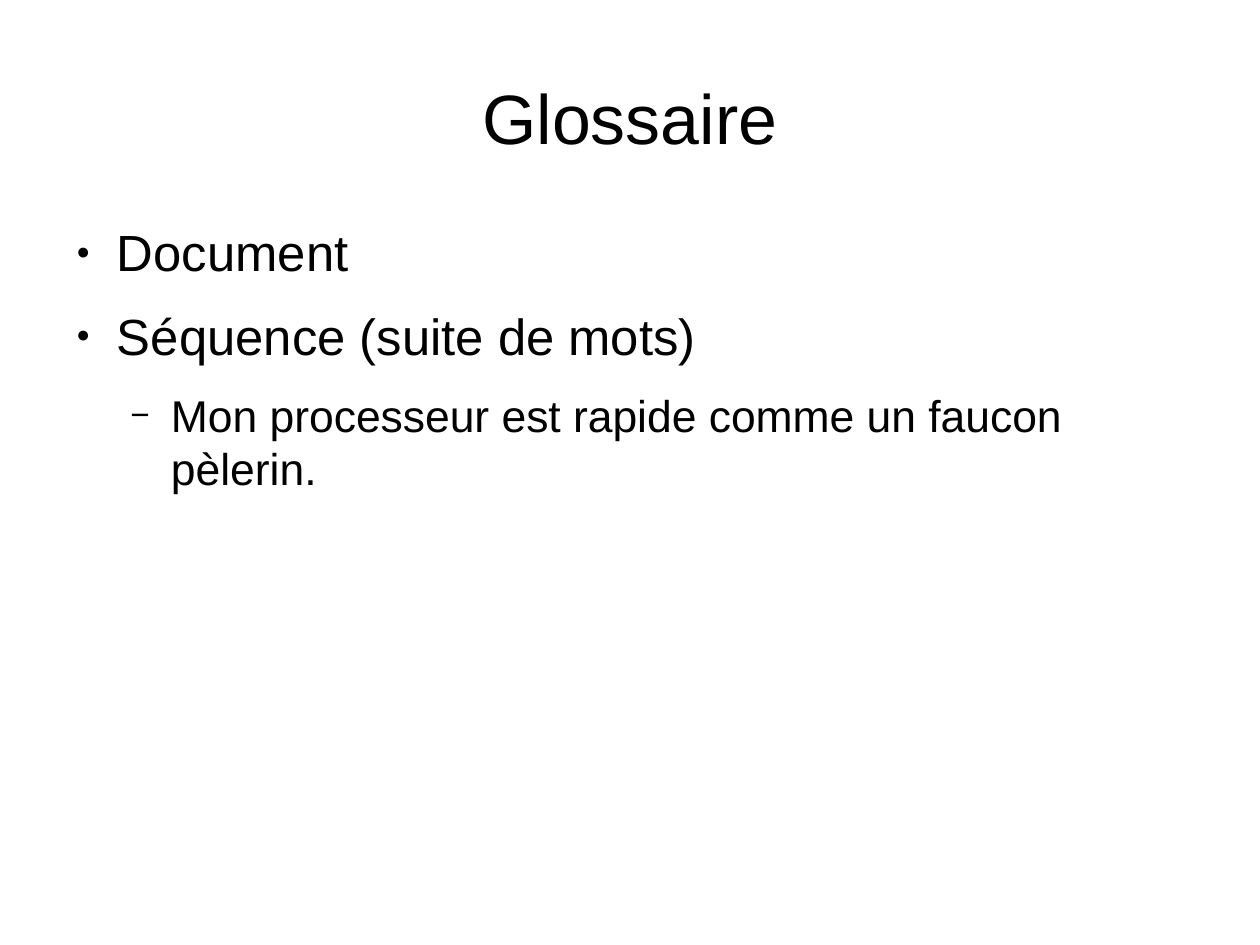
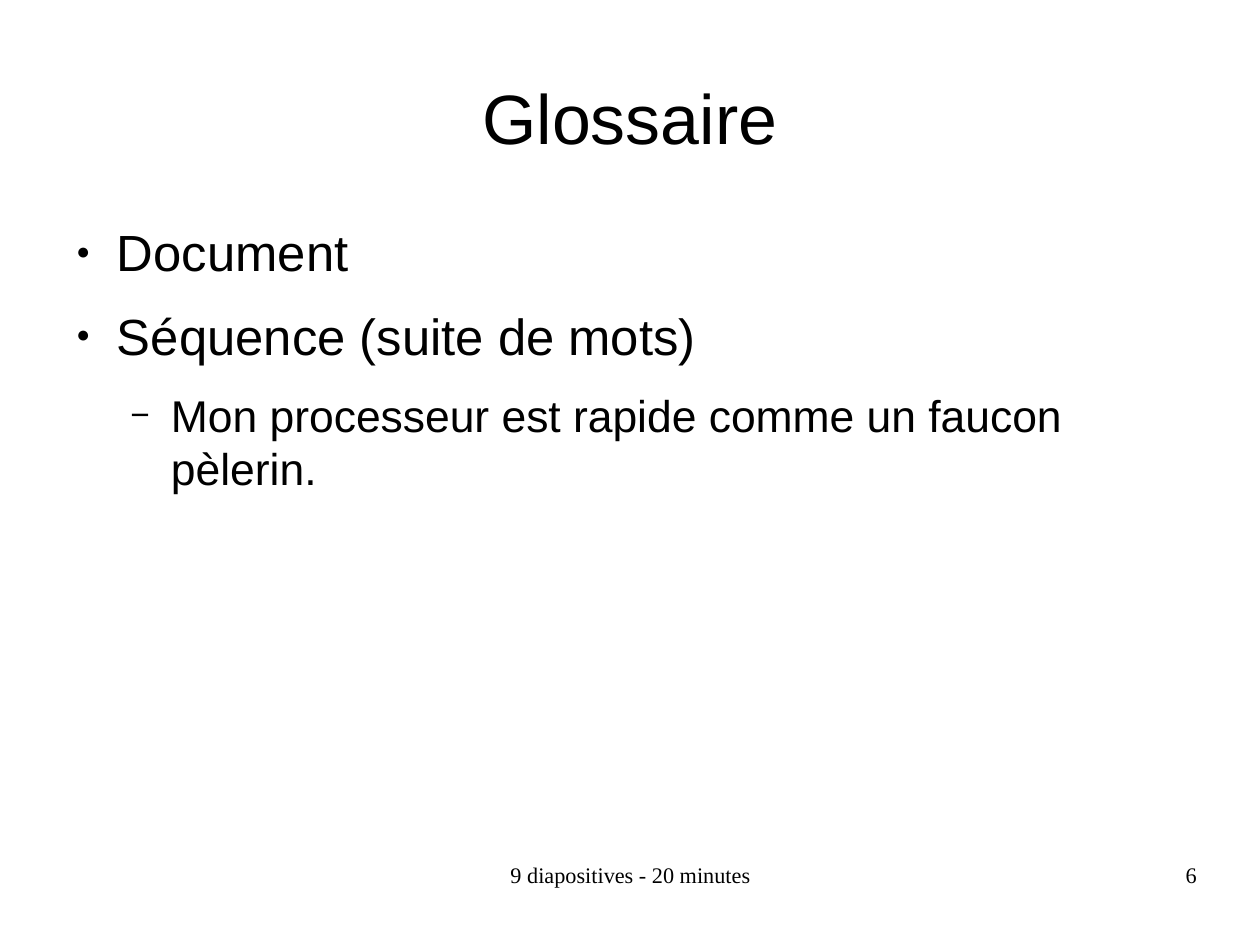
Before and after one commit to sebhtml/opencode.ca, a slide deck: slide 6 of 2016-03-29-XXIX/opencode-2016-03-29-sebhtml-dynamic-programming-lisp.odp. Drawn at 1260x945 pixels with LibreOffice and Linux fonts; fonts in the diff are those of the drawing. Boxes give left, top, right and bottom in pixels: in the first picture for what was removed or moved away, otherwise in the second. Text is boxed around its words. In the diff, an @@ line names an element or a change of style, - is before the commit and + after.

```diff
--- a/2016-03-29-XXIX/opencode-2016-03-29-sebhtml-dynamic-programming-lisp.odp
+++ b/2016-03-29-XXIX/opencode-2016-03-29-sebhtml-dynamic-programming-lisp.odp
@@ text added at (x1=510, y1=867, x2=750, y2=888), 14 pt, text #000000 @@
+9 diapositives - 20 minutes
@@ page number added at (x1=1186, y1=868, x2=1197, y2=884), 14 pt, text #000000 @@
+6
```
Also in this commit, not shown: 8 other slides changed, 1 other file.
